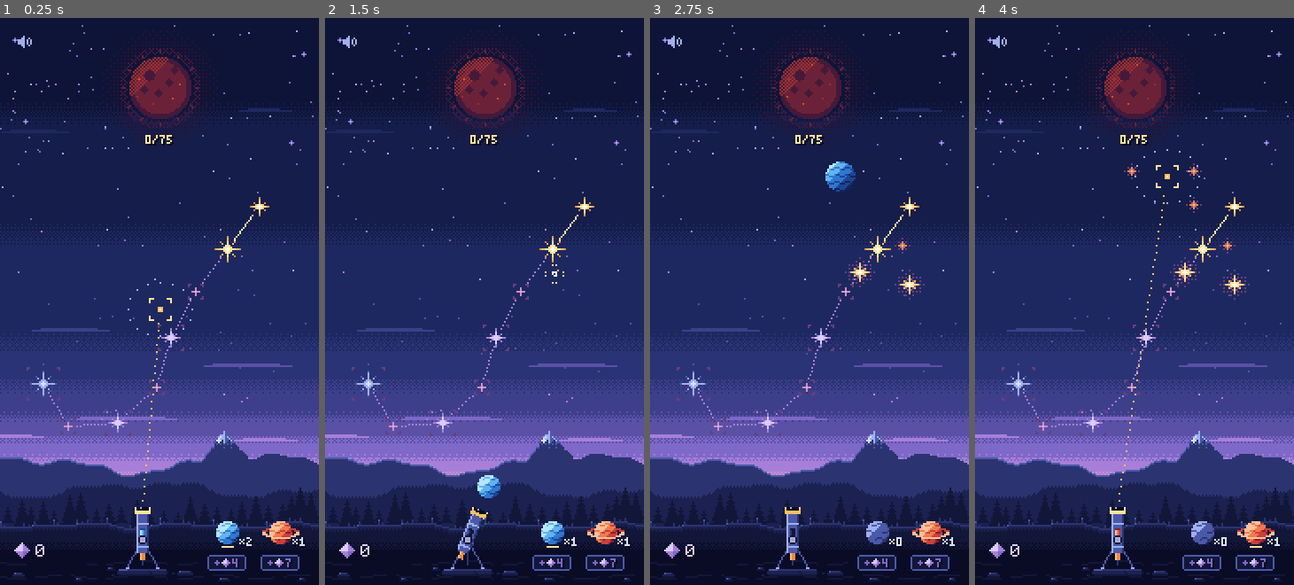
Above: before the commit, frames 1-4 (left to right).
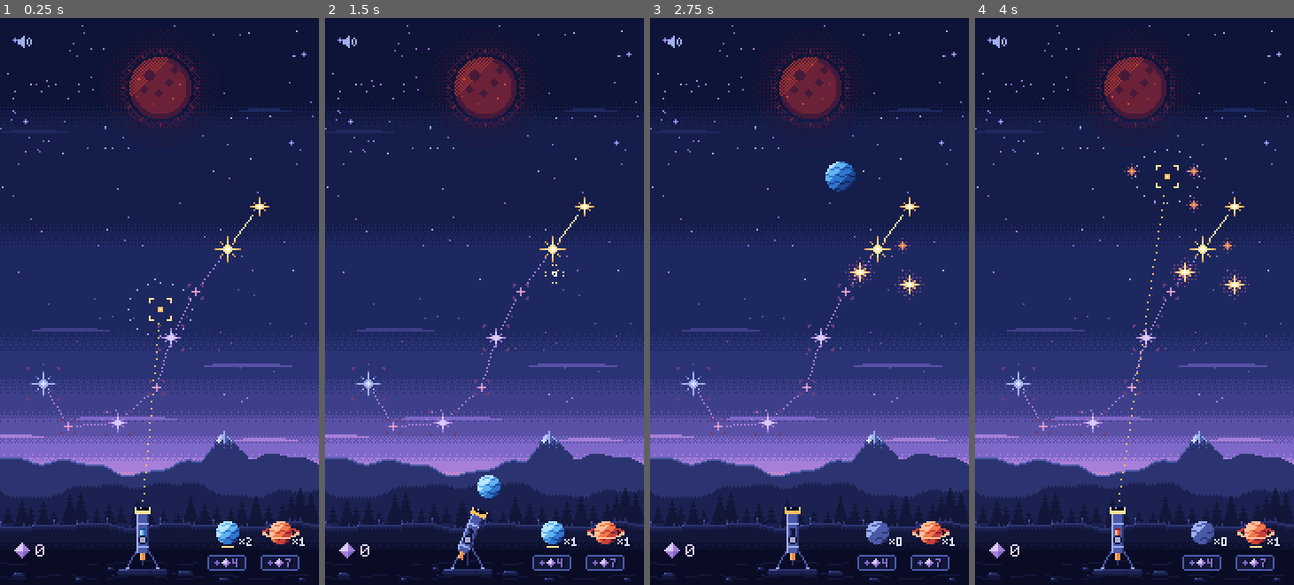
Above: after the commit, the same moments.

Repository: mrafael1/DustInSpace
Game: Godot game, scene res://game/scenes/main.tscn
The game is run twice, just before and just after one commit, with the same random seed, the same clock (stepped at 60 frames per second) and the same inputs.
Inputs (mouse positions are in pixels of both pictures, inside the frame that each line leads up to):
- Up to frame 1 (0.25 s): no input
- Up to frame 2 (1.5 s): tap Enter at 0.5 s; move the mouse to (554, 273) at 0.52 s; hold Shift 0.53-1.25 s; click (554, 273) at 0.67 s; drag from (420, 329) to (468, 414) at 1.27 s
- Up to frame 3 (2.75 s): move the mouse to (841, 176) at 2.02 s; tap Ctrl at 2.1 s; click (841, 176) at 2.17 s
- Up to frame 4 (4 s): drag from (1118, 414) to (1038, 216) at 2.77 s; move the mouse to (1230, 386) at 3.52 s; tap B at 3.6 s; click (1230, 386) at 3.67 s

The runs differ from the first frame. In frame 1, 0.1% of the frame differs, in the area x 45-55%, y 20-23%; in frame 2, 0.1%; in frame 3, 0.1%; in frame 4, 0.1%.

Commit message:
feat: drop the Sun's light number from the HUD; its fill shows the progress (#59)
Co-Authored-By: Claude Opus 5.5 <noreply@anthropic.com>
Claude-Session: https://claude.ai/code/session_01ASnDPR9SCSabzXswq9efCT

Diff:
--- a/game/ui/hud.gd
+++ b/game/ui/hud.gd
@@ -1,14 +1,14 @@
 class_name Hud
 extends CanvasLayer
-## The HUD: dust on the left and one PackSlot per pack kind on the right (y 284-320, no panel),
-## plus the light counter "n/target" under the Sun. Numbers are bitmap-font Labels.
+## The HUD: dust on the left and one PackSlot per pack kind on the right (y 284-320, no panel).
+## Numbers are bitmap-font Labels. The Sun's light has no number (#59): its fill is the progress.
 ## Pack taps follow docs/design.md (Packs): the icon loads an owned pack or buys one if none is
 ## owned; the cost buys one more. The core says whether that works: RunState.load_pack() and
 ## RunState.buy() refuse what isn't allowed, and a refused tap nudges the icon. No rules here.
 ## RunState resolves a whole launch at once, so the HUD keeps its own shown copy of the run and
 ## moves it only as the sequencer plays each event: counters never run ahead of the animation.
-## A combo's dust and light arrive later, as particles land (receive_dust / receive_light, wired
-## by Main): the counter ticks up and hops a pixel. Until then that amount is "in flight". The core
+## A combo's dust arrives later, as particles land (receive_dust, wired by Main): the counter
+## ticks up and hops a pixel. Until then that amount is "in flight". The core
 ## has already credited it, so a purchase may spend it: that part becomes a debt the next landings
 ## pay first, the counter never drops below 0, and it always ends on the run's total.
 ## The speaker in the top-left corner only shows the sound level (show_sound_level); its taps go
@@ -37,7 +37,6 @@
 const SOUND_AT := Vector2i(10, 10)
 const DUST_ICON_AT := Vector2i(12, 300)
 const DUST_AT := Vector2i(20, 297)
-const LIGHT_AT := Vector2i(60, 66)
 ## A counter hops 1 px up for this long when a particle lands on it.
 const HOP_TIME: float = 0.1
 ## The message line (show_message), on the land above the HUD row, and how long a message stays.
@@ -52,21 +51,18 @@
 var _pressed: Array = []
 ## The run as the events played so far have shown it.
 var _shown_dust: int = 0
-var _shown_light: int = 0
 var _shown_packs: Dictionary[String, int] = {}
 var _shown_loaded: String = ""
 ## Rewards whose event has played but whose particles haven't landed yet.
 var _dust_in_flight: int = 0
 ## The part of the dust in flight that a purchase already spent.
 var _dust_debt: int = 0
-var _light_in_flight: int = 0
 ## Seconds of hop left per counter, and where each counter rests.
 var _hops: Dictionary[Label, float] = {}
 var _rest: Dictionary[Label, Vector2] = {}
 var _message_left: float = 0.0
 
 @onready var _dust: Label = $Dust
-@onready var _light: Label = $Light
 @onready var _slot_layer: Node2D = $Slots
 @onready var _sound: SoundIcon = $SoundIcon
 @onready var _message: Label = $Message
@@ -74,9 +70,7 @@
 
 func _ready() -> void:
 	_dust.label_settings = HudText.primary(Palette.D0)
-	_light.label_settings = HudText.secondary(Palette.C1)
-	for label: Label in [_dust, _light]:
-		_rest[label] = label.position
+	_rest[_dust] = _dust.position
 	_message.label_settings = HudText.primary(Palette.C1)
 	_message.position = Vector2(0, MESSAGE_Y)
 	_message.visible = false
@@ -88,7 +82,7 @@
 
 ## Anchors the HUD to the real screen, `screen` in game coordinates (on a 9:16 screen, the game's
 ## own 0,0 180x320): the speaker in its top-left corner, the dust counter on its bottom-left, the
-## pack slots on its bottom-right. The Sun's light counter stays under the Sun (at the top).
+## pack slots on its bottom-right.
 func fit_screen(screen: Rect2i) -> void:
 	var bottom: int = screen.end.y - ScreenZones.SCREEN.y
 	_sound.position = Vector2(SOUND_AT + screen.position)
@@ -96,9 +90,6 @@
 	_rest[_dust] = Vector2(DUST_AT + Vector2i(screen.position.x, bottom))
 	_dust.position = _rest[_dust]
 	_slot_layer.position = Vector2(screen.end.x - ScreenZones.SCREEN.x, bottom)
-	# The light counter stays under the Sun, which rises to the top of the screen.
-	_rest[_light] = Vector2(LIGHT_AT + Vector2i(0, screen.position.y))
-	_light.position = _rest[_light]
 
 
 func _unhandled_input(event: InputEvent) -> void:
@@ -118,15 +109,13 @@
 	refresh()
 
 
-## Catches up with the run as it stands: dust, light, and each pack's count, cost and state.
+## Catches up with the run as it stands: dust, and each pack's count, cost and state.
 func refresh() -> void:
 	_shown_dust = _run.dust
-	_shown_light = _run.light
 	_shown_packs = _run.owned_packs.duplicate()
 	_shown_loaded = _run.loaded_pack
 	_dust_in_flight = 0
 	_dust_debt = 0
-	_light_in_flight = 0
 	_show(false)
 
 
@@ -138,20 +127,6 @@
 	_shown_dust += amount - repaid
 	if amount > repaid:
 		_hop(_dust)
-	_show()
-
-
-## Scorpio: the Sun rekindled and is back at 0 (Main wires SunView.rekindled).
-func reset_light() -> void:
-	_shown_light = 0
-	_show()
-
-
-## A light particle landed in the Sun, whose counter this is.
-func receive_light(amount: int) -> void:
-	_shown_light += amount
-	_light_in_flight = maxi(_light_in_flight - amount, 0)
-	_hop(_light)
 	_show()
 
 
@@ -268,7 +243,6 @@
 			_dust_in_flight += event.args[1]
 		&"combo_collected":
 			_dust_in_flight += event.args[2]
-			_light_in_flight += event.args[3]
 		_:
 			return
 	_show()
@@ -279,7 +253,6 @@
 ## `announce` false (a refresh) updates the slots without playing their cue.
 func _show(announce: bool = true) -> void:
 	_dust.text = "%d" % _shown_dust
-	_light.text = "%d/%d" % [_shown_light, _run.light_target()]
 	for kind: String in _slots:
 		var count: int = _shown_packs.get(kind, 0)
 		var cost: int = _run.balance.packs[kind].cost
--- a/game/ui/hud.tscn
+++ b/game/ui/hud.tscn
@@ -20,15 +20,6 @@
 mouse_filter = 2
 text = "0"
 
-[node name="Light" type="Label" parent="."]
-offset_left = 60.0
-offset_top = 66.0
-offset_right = 120.0
-offset_bottom = 72.0
-mouse_filter = 2
-text = "0/0"
-horizontal_alignment = 1
-
 [node name="Message" type="Label" parent="."]
 visible = false
 offset_top = 262.0
--- a/tests/test_hud.gd
+++ b/tests/test_hud.gd
@@ -21,7 +21,7 @@
 
 func test_counters_show_the_run() -> void:
 	assert_eq(_label("Dust").text, "0")
-	assert_eq(_label("Light").text, "0/100", "light over the Sun's target")
+	assert_null(hud.get_node_or_null("Light"), "no light number: the Sun's fill shows it (#59)")
 	assert_eq(_slot_label("blue", "Count").text, "×2")
 	assert_eq(_slot_label("blue", "Cost").text, "4", "cost from balance.json")
 	assert_eq(_slot_label("red", "Count").text, "×1")
@@ -91,7 +91,6 @@
 	_link_small_triple()
 	sequencer.advance(0.0)
 	assert_eq(_label("Dust").text, "0", "the combo played, but its dust is still flying")
-	assert_eq(_label("Light").text, "0/100")
 	var rest: Vector2 = _label("Dust").position
 	hud.receive_dust(1)
 	assert_eq(_label("Dust").text, "1")
@@ -99,9 +98,7 @@
 	hud.advance(Hud.HOP_TIME)
 	assert_eq(_label("Dust").position, rest, "and lands back")
 	hud.receive_dust(2)
-	hud.receive_light(5)
 	assert_eq(_label("Dust").text, "3")
-	assert_eq(_label("Light").text, "5/100")
 	_assert_shows_the_run()
 
 
@@ -117,7 +114,6 @@
 	hud.receive_dust(3)
 	assert_eq(_label("Dust").text, "6")
 	assert_eq(_label("Dust").text, "%d" % run.dust)
-	hud.receive_light(5)
 	_assert_shows_the_run()
 
 
@@ -164,7 +160,6 @@
 	assert_true(blue.is_cueing(), "a landing mid-cue doesn't restart it")
 	blue.advance(PackSlot.SPARKLE_STEP * PackSlot.SPARKLE_ARMS.size())
 	assert_false(blue.is_cueing())
-	hud.receive_light(5)
 	_link_small_triple()
 	sequencer.advance(0.0)
 	for i: int in 3:
@@ -233,7 +228,6 @@
 	sequencer.advance(0.0)
 	assert_eq(_label("Dust").text, "2", "6 - 4")
 	assert_false(blue.is_cueing(), "grey again")
-	hud.receive_light(5)
 	_link_small_triple()
 	sequencer.advance(0.0)
 	hud.receive_dust(1)
@@ -336,7 +330,6 @@
 	assert_eq(_label("Dust").text, "1", "then the counter meets the run")
 	assert_false(hud.slot("blue").is_cueing(), "the landings only paid back the buy: no crossing")
 	assert_eq(_slot_label("blue", "Cost").label_settings.font_color, Palette.N7, "1 dust can't buy a blue")
-	hud.receive_light(10)
 	_assert_shows_the_run()
 
 
@@ -546,10 +539,9 @@
 	assert_eq(dust.font_size, HudText.PRIMARY_FONT.fixed_size, "never scaled")
 	assert_eq(dust.shadow_color, Palette.N0)
 	assert_eq(dust.shadow_offset, Vector2(1, 1))
-	var light: LabelSettings = _label("Light").label_settings
-	assert_eq(light.font, HudText.SECONDARY_FONT)
-	assert_eq(light.font_size, HudText.SECONDARY_FONT.fixed_size)
-	assert_eq(light.font_color, Palette.C1)
+	var count: LabelSettings = _slot_label("blue", "Count").label_settings
+	assert_eq(count.font, HudText.SECONDARY_FONT)
+	assert_eq(count.font_size, HudText.SECONDARY_FONT.fixed_size)
 
 
 func test_glyphs_start_on_the_label_top_pixel() -> void:
@@ -638,7 +630,7 @@
 
 
 func _texts() -> Array[String]:
-	var texts: Array[String] = [_label("Dust").text, _label("Light").text]
+	var texts: Array[String] = [_label("Dust").text]
 	for kind: String in ["blue", "red"]:
 		texts.append(_slot_label(kind, "Count").text)
 		texts.append("%s" % _slot_label(kind, "Cost").label_settings.font_color)
@@ -689,4 +681,3 @@
 	assert_eq(Vector2i((hud.get_node("DustIcon") as Node2D).position), Hud.DUST_ICON_AT + Vector2i(-7, 0))
 	var blue_at: Vector2i = blue_before + Vector2i(phone.end.x - ScreenZones.SCREEN.x, 0)
 	assert_eq(hud.target_at(blue_at + PackSlot.COST_TARGET.get_center()), ["blue", &"cost"], "the slots on its right edge, taps follow")
-	assert_eq(Vector2i((hud.get_node("Light") as Label).position), Hud.LIGHT_AT + Vector2i(0, -102), "the light counter rises with the Sun")
--- a/tests/test_main.gd
+++ b/tests/test_main.gd
@@ -100,7 +100,6 @@
 	fx.dust_arrived.emit(2)
 	fx.light_arrived.emit(10)
 	assert_eq((hud.get_node("Dust") as Label).text, "%d" % (main.run.dust + 2))
-	assert_string_starts_with((hud.get_node("Light") as Label).text, "10/")
 	assert_eq(sun.progress(), 10.0 / main.run.light_target(), "the Sun fills toward the run's target")
 
 
--- a/tests/test_scorpio_view.gd
+++ b/tests/test_scorpio_view.gd
@@ -53,8 +53,6 @@
 	assert_eq(constellation.get("_selected"), [2] as Array[int])
 	_touch(b.position, true)
 	assert_eq(constellation.get("_preview_strings"), [1] as Array[int])
-	var plaque: RewardPlaque = main.get_node("Sky/UILayer/RewardPlaque")
-	assert_true(plaque.visible, "the combo's reward shows as usual")
 
 
 func test_a_bad_mix_shows_the_no_combo_cross_and_uses_nothing() -> void:
@@ -156,7 +154,6 @@
 		if is_instance_valid(view):
 			view.advance(1.0 / 30.0)
 	assert_almost_eq(sun.progress(), 0.0, 0.001, "then starts again from 0")
-	assert_eq((main.get_node("HUD/Light") as Label).text, "0/100")
 	assert_true(constellation.shows_lit(target), "its landmark lit")
 	assert_eq(burst, [left.position], "then the star left bursts")
 	assert_eq(sky.star_count(), 0, "a clean sky")
@@ -506,9 +503,11 @@
 	assert_eq(run.stars.size(), 0, "a drag through them links too")
 
 
-func test_the_hud_shows_scorpios_sun_target() -> void:
+func test_the_sun_fills_toward_scorpios_own_target() -> void:
 	_reach_run()
-	assert_eq((main.get_node("HUD/Light") as Label).text, "0/50")
+	assert_eq(main.run.light_target(), 50, "Scorpio's sun_target, not the plain stage's")
+	(main.get_node("Sun") as SunView).receive_light(25)
+	assert_almost_eq((main.get_node("Sun") as SunView).progress(), 0.5, 0.001, "its fill shows it: no number (#59)")
 
 
 func test_on_a_taller_sky_the_constellation_is_drawn_and_picked_where_it_moved() -> void:
